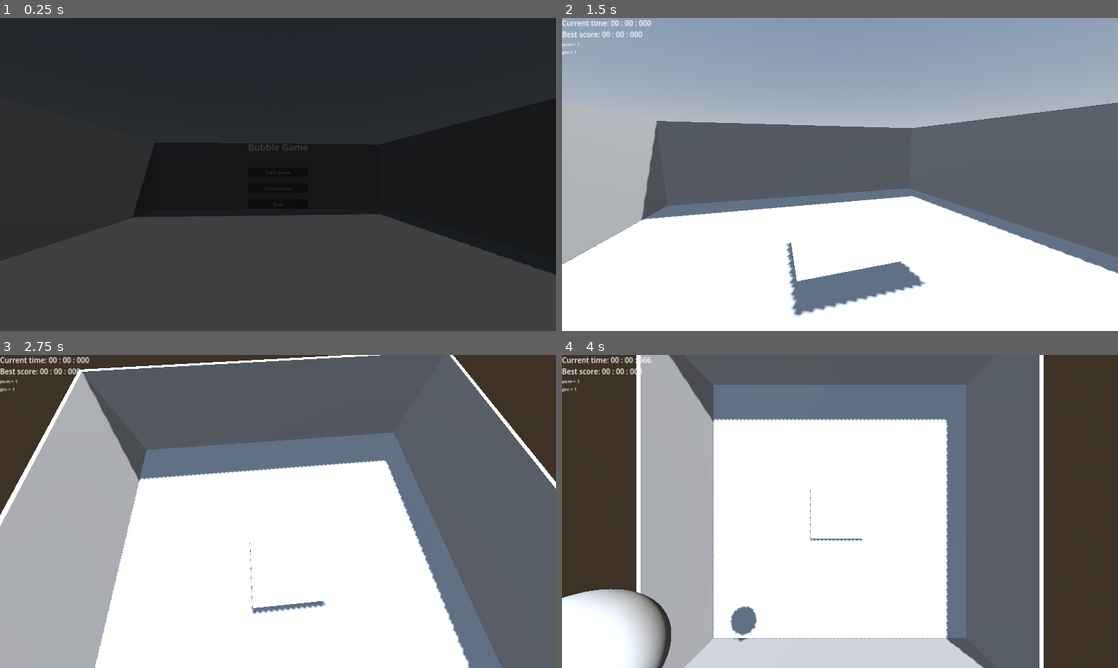
Above: before the commit, frames 1-4 (two rows, left to right).
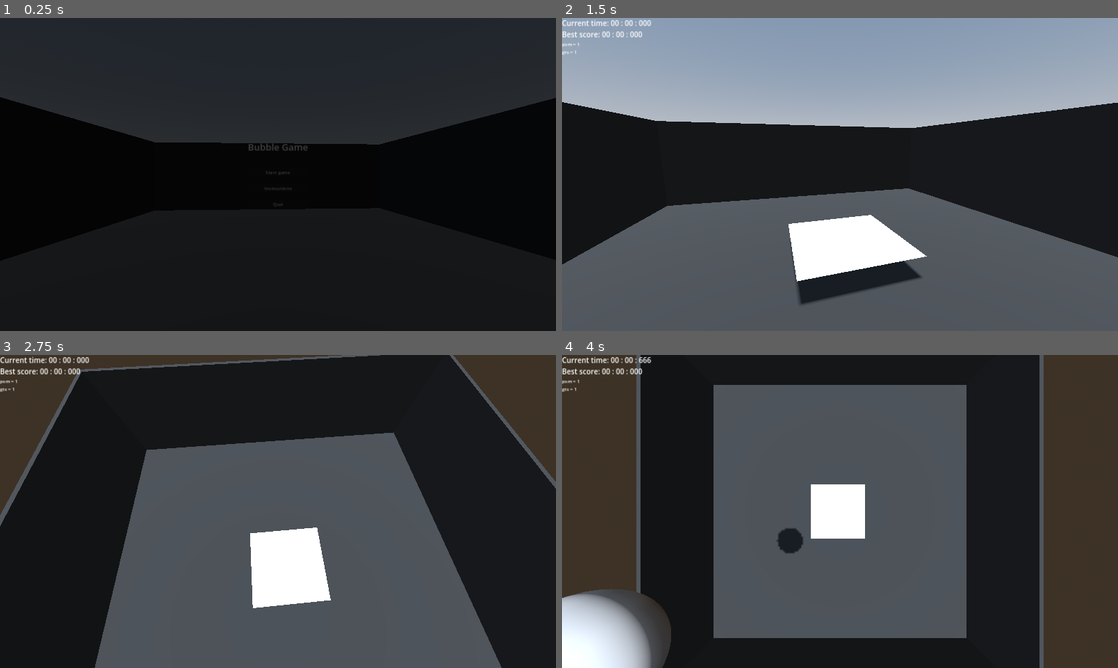
Above: after the commit, the same moments.

Repository: warriormaster12/Fsj2025
Game: Godot game, scene res://levels/actual_level.tscn
Same seed, same stepped clock (60 frames per second), same inputs: the game is played once before the commit and once after it. This scene is started directly instead of the project's main scene.
Inputs:
- Up to frame 1 (0.25 s): no input
- Up to frame 2 (1.5 s): click "Start game" at 0.5 s; click "Start game" at 1.25 s
- Up to frame 3 (2.75 s): tap Space (dash) at 2.1 s
- Up to frame 4 (4 s): tap S (move_d) at 2.85 s; tap A (move_l) at 3.6 s

The runs differ from the first frame. In frame 1, 42% of the frame differs, in the area x 0-100%, y 25-100%; in frame 2, 64%; in frame 3, 88%, in the area x 0-100%, y 0-100%; in frame 4, 74%.

Commit message:
Darken level

Diff:
--- a/levels/actual_level.tscn
+++ b/levels/actual_level.tscn
@@ -21,6 +21,9 @@
 sky = SubResource("Sky_qlu05")
 tonemap_mode = 2
 
+[sub_resource type="StandardMaterial3D" id="StandardMaterial3D_5hrm2"]
+albedo_color = Color(0.138638, 0.138637, 0.138637, 1)
+
 [sub_resource type="StandardMaterial3D" id="StandardMaterial3D_6xk43"]
 no_depth_test = true
 shading_mode = 0
@@ -48,6 +51,7 @@
 
 [node name="CSGCombiner3D" type="CSGCombiner3D" parent="Game/Node3D"]
 transform = Transform3D(1, 0, 0, 0, 1, 0, 0, 0, 1, 0, 1.5, 0)
+material_override = SubResource("StandardMaterial3D_5hrm2")
 use_collision = true
 
 [node name="CSGBox3D" type="CSGBox3D" parent="Game/Node3D/CSGCombiner3D"]
@@ -59,7 +63,7 @@
 size = Vector3(9.8, 3, 9.8)
 
 [node name="DirectionalLight3D" type="DirectionalLight3D" parent="Game/Node3D"]
-transform = Transform3D(-0.866025, -0.433013, 0.25, 0, 0.5, 0.866025, -0.5, 0.75, -0.433013, 0, 0, 0)
+transform = Transform3D(1, 0, 0, 0, -4.37114e-08, 1, 0, -1, -4.37114e-08, 0, 0, 0)
 shadow_enabled = true
 
 [node name="CameraPosition" type="Marker3D" parent="Game/Node3D"]
